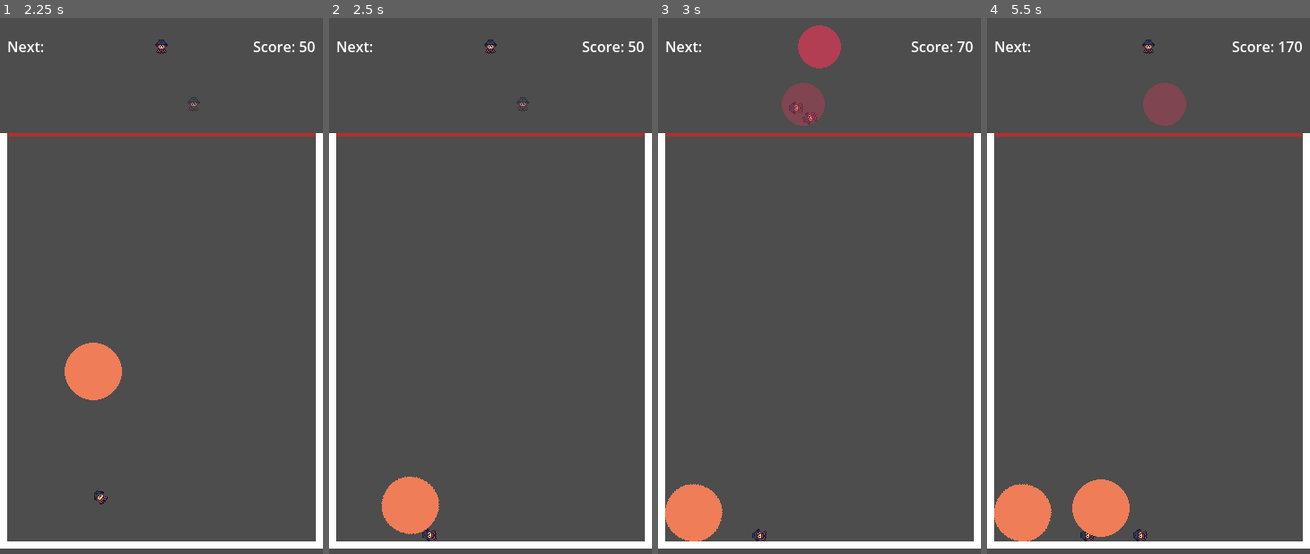
Above: before the commit, frames 1-4 (left to right).
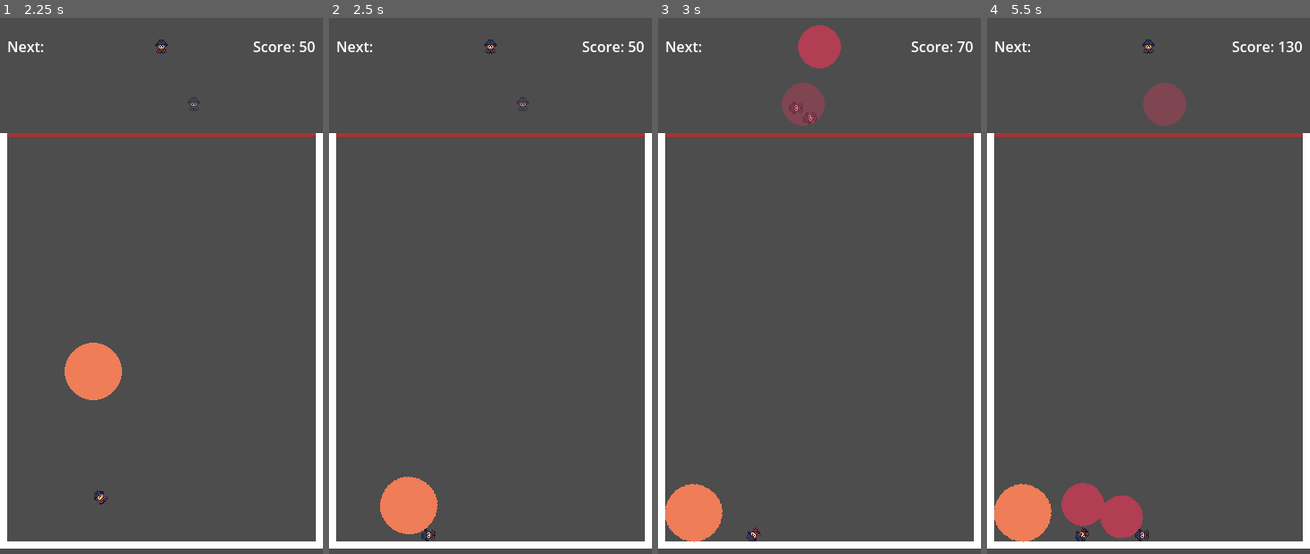
Above: after the commit, the same moments.

Repository: nikohonu/nana-watermelon
Game: Godot game, scene res://scenes/game.tscn
Same seed, same stepped clock (60 frames per second), same inputs: the game is played once before the commit and once after it.
Inputs (mouse positions are in pixels of both pictures, inside the frame that each line leads up to):
- Up to frame 1 (2.25 s): tap Enter at 0.5 s; move the mouse to (232, 275) at 0.52 s; press the mouse at (232, 275) at 0.53 s; tap Space at 1.25 s; move the mouse to (96, 334) at 1.27 s; release the mouse at (96, 334) at 1.28 s; click (96, 334) at 1.35 s; move the mouse to (193, 178) at 2.02 s; press the mouse at (193, 178) at 2.03 s
- Up to frame 2 (2.5 s): no input
- Up to frame 3 (3 s): move the mouse to (803, 420) at 2.77 s; release the mouse at (803, 420) at 2.78 s; click (803, 420) at 2.85 s
- Up to frame 4 (5.5 s): move the mouse to (1245, 393) at 3.52 s; press the mouse at (1245, 393) at 3.53 s; tap Enter at 4.25 s; move the mouse to (1051, 221) at 4.27 s; release the mouse at (1051, 221) at 4.28 s; click (1051, 221) at 4.35 s; move the mouse to (1164, 307) at 5.02 s; press the mouse at (1164, 307) at 5.03 s

Frame 1 is identical in both runs. In frame 2, 0.2% of the frame differs, in the area x 15-35%, y 85-98%; in frame 3, 0.1%; in frame 4, 2.2%, in the area x 2-95%, y 4-98%.

Commit message:
add lose condition

Diff:
--- a/scenes/game.tscn
+++ b/scenes/game.tscn
@@ -1,13 +1,20 @@
-[gd_scene load_steps=5 format=3 uid="uid://byjk1bjse2dwk"]
+[gd_scene load_steps=6 format=3 uid="uid://byjk1bjse2dwk"]
 
 [ext_resource type="Script" path="res://scripts/game.gd" id="1_lwphf"]
 [ext_resource type="Texture2D" uid="uid://b0bdjc1ybcsq6" path="res://spirtes/cup.png" id="1_md866"]
 [ext_resource type="Script" path="res://scripts/gui.gd" id="3_d7l5u"]
 [ext_resource type="Texture2D" uid="uid://blun7m4nmcvtc" path="res://spirtes/yokai/yokai4.png" id="5_24tmg"]
 
-[node name="Game" type="Node2D"]
+[sub_resource type="RectangleShape2D" id="RectangleShape2D_h26jh"]
+size = Vector2(360, 128)
+
+[node name="Game" type="Node2D" node_paths=PackedStringArray("lose_timer")]
 texture_filter = 1
 script = ExtResource("1_lwphf")
+lose_timer = NodePath("LoseTimer")
+
+[node name="LoseTimer" type="Timer" parent="."]
+wait_time = 6.0
 
 [node name="StaticBody2D" type="StaticBody2D" parent="."]
 
@@ -18,42 +25,95 @@
 [node name="CollisionPolygon2D" type="CollisionPolygon2D" parent="StaticBody2D"]
 polygon = PackedVector2Array(8, 0, 8, 582, 352, 582, 352, 0, 360, 0, 360, 590, 0, 590, 0, 0)
 
-[node name="GUI" type="CanvasLayer" parent="." node_paths=PackedStringArray("score_label", "next_sprite")]
+[node name="Area2D" type="Area2D" parent="."]
+
+[node name="CollisionShape2D" type="CollisionShape2D" parent="Area2D"]
+position = Vector2(180, 64)
+shape = SubResource("RectangleShape2D_h26jh")
+
+[node name="GUI" type="CanvasLayer" parent="." node_paths=PackedStringArray("score_label", "next_sprite", "lost_timer_label", "lost_popup")]
 script = ExtResource("3_d7l5u")
-score_label = NodePath("VBoxContainer/MarginContainer/HBoxContainer/Score")
-next_sprite = NodePath("Next")
+score_label = NodePath("MarginContainer/VBoxContainer/HBoxContainer/Score")
+next_sprite = NodePath("../Next")
+lost_timer_label = NodePath("MarginContainer/VBoxContainer/LoseTimer")
+lost_popup = NodePath("CenterContainer/LostPopup")
 
-[node name="VBoxContainer" type="VBoxContainer" parent="GUI"]
+[node name="MarginContainer" type="MarginContainer" parent="GUI"]
+offset_right = 360.0
+offset_bottom = 63.0
+theme_override_constants/margin_left = 8
+theme_override_constants/margin_top = 20
+theme_override_constants/margin_right = 8
+theme_override_constants/margin_bottom = 20
+
+[node name="VBoxContainer" type="VBoxContainer" parent="GUI/MarginContainer"]
+layout_mode = 2
+
+[node name="HBoxContainer" type="HBoxContainer" parent="GUI/MarginContainer/VBoxContainer"]
+layout_mode = 2
+
+[node name="VBoxContainer" type="VBoxContainer" parent="GUI/MarginContainer/VBoxContainer/HBoxContainer"]
+layout_mode = 2
+size_flags_horizontal = 3
+
+[node name="Label" type="Label" parent="GUI/MarginContainer/VBoxContainer/HBoxContainer/VBoxContainer"]
+layout_mode = 2
+size_flags_horizontal = 3
+text = "Next:"
+
+[node name="Score" type="Label" parent="GUI/MarginContainer/VBoxContainer/HBoxContainer"]
+layout_mode = 2
+size_flags_horizontal = 4
+text = "Score: 100"
+
+[node name="LoseTimer" type="Label" parent="GUI/MarginContainer/VBoxContainer"]
+custom_minimum_size = Vector2(0, 64)
+layout_mode = 2
+size_flags_horizontal = 3
+text = "5.00"
+horizontal_alignment = 1
+vertical_alignment = 1
+
+[node name="CenterContainer" type="CenterContainer" parent="GUI"]
 anchors_preset = 15
 anchor_right = 1.0
 anchor_bottom = 1.0
 grow_horizontal = 2
 grow_vertical = 2
-size_flags_horizontal = 4
 
-[node name="MarginContainer" type="MarginContainer" parent="GUI/VBoxContainer"]
-layout_mode = 2
-theme_override_constants/margin_left = 8
-theme_override_constants/margin_top = 20
-theme_override_constants/margin_right = 8
-theme_override_constants/margin_bottom = 20
-
-[node name="HBoxContainer" type="HBoxContainer" parent="GUI/VBoxContainer/MarginContainer"]
+[node name="LostPopup" type="PanelContainer" parent="GUI/CenterContainer"]
+visible = false
 layout_mode = 2
 
-[node name="Label" type="Label" parent="GUI/VBoxContainer/MarginContainer/HBoxContainer"]
+[node name="MarginContainer" type="MarginContainer" parent="GUI/CenterContainer/LostPopup"]
 layout_mode = 2
-size_flags_horizontal = 3
-text = "Next:"
+theme_override_constants/margin_left = 16
+theme_override_constants/margin_top = 16
+theme_override_constants/margin_right = 16
+theme_override_constants/margin_bottom = 16
 
-[node name="Score" type="Label" parent="GUI/VBoxContainer/MarginContainer/HBoxContainer"]
+[node name="VBoxContainer" type="VBoxContainer" parent="GUI/CenterContainer/LostPopup/MarginContainer"]
 layout_mode = 2
-size_flags_horizontal = 4
-text = "Score: 100"
 
-[node name="Next" type="Sprite2D" parent="GUI"]
+[node name="Label" type="Label" parent="GUI/CenterContainer/LostPopup/MarginContainer/VBoxContainer"]
+layout_mode = 2
+text = "You lose"
+horizontal_alignment = 1
+vertical_alignment = 1
+
+[node name="Button" type="Button" parent="GUI/CenterContainer/LostPopup/MarginContainer/VBoxContainer"]
+layout_mode = 2
+text = "Exit"
+
+[node name="Next" type="Sprite2D" parent="."]
 position = Vector2(180, 32)
 texture = ExtResource("5_24tmg")
 
+[connection signal="lose_timer_changed" from="." to="GUI" method="_on_game_lose_timer_changed"]
 [connection signal="next_changed" from="." to="GUI" method="_on_game_next_changed"]
+[connection signal="player_lost" from="." to="GUI" method="_on_game_player_lost"]
 [connection signal="score_changed" from="." to="GUI" method="_on_game_score_changed"]
+[connection signal="timeout" from="LoseTimer" to="." method="_on_lose_timer_timeout"]
+[connection signal="body_entered" from="Area2D" to="." method="_on_area_2d_body_entered"]
+[connection signal="body_exited" from="Area2D" to="." method="_on_area_2d_body_exited"]
+[connection signal="pressed" from="GUI/CenterContainer/LostPopup/MarginContainer/VBoxContainer/Button" to="GUI" method="_on_button_pressed"]
--- a/scripts/game.gd
+++ b/scripts/game.gd
@@ -1,13 +1,19 @@
 extends Node2D
 
-signal score_changed(score)
-signal next_changed(next)
+signal score_changed(score: int)
+signal next_changed(next: int)
+signal lose_timer_changed(time_left: float)
+signal player_lost
 
 const ELEMENT_START_Y = 96
 
+@export var lose_timer: Timer
+
+var body_out_of_cup = 0
 var score = 0
 var has_mouse = true
 var current_yokai: Yokai = null
+var game_stoped = false
 var next = 1:
 	set(value):
 		next = value
@@ -49,17 +55,26 @@
 	spawn_new_yokai()
 
 
-func _process(delta: float) -> void:
-	if Input.is_action_pressed("click") or has_mouse and current_yokai != null:
-		current_yokai.position = Vector2(get_viewport().get_mouse_position().x, ELEMENT_START_Y)
+func _process(_delta) -> void:
+	if not game_stoped:
+		if lose_timer.time_left > 0:
+			lose_timer_changed.emit(lose_timer.time_left)
+		if body_out_of_cup != 0 and not lose_timer.time_left > 0:
+			lose_timer.start()
+		if body_out_of_cup == 0:
+			lose_timer.stop()
+			lose_timer_changed.emit(lose_timer.time_left)
+		if Input.is_action_pressed("click") or has_mouse and current_yokai != null:
+			current_yokai.position = Vector2(get_viewport().get_mouse_position().x, ELEMENT_START_Y)
 
 
 func _input(event) -> void:
-	if event is InputEventMouseButton && event.is_action_released("click"):
-		current_yokai.position = Vector2(event.position.x, ELEMENT_START_Y)
-		current_yokai.shadow = false
-		current_yokai = null
-		spawn_new_yokai()
+	if not game_stoped:
+		if event is InputEventMouseButton && event.is_action_released("click"):
+			current_yokai.position = Vector2(event.position.x, ELEMENT_START_Y)
+			current_yokai.shadow = false
+			current_yokai = null
+			spawn_new_yokai()
 
 
 func _on_score_added(value):
@@ -69,3 +84,18 @@
 
 func _on_yokai_collided(yokai_position: Vector2, level: int):
 	spawn_yokai(level, false, yokai_position)
+
+
+func _on_area_2d_body_entered(body: Node2D) -> void:
+	if body is Yokai:
+		body_out_of_cup += 1
+
+
+func _on_area_2d_body_exited(body: Node2D) -> void:
+	if body is Yokai:
+		body_out_of_cup -= 1
+
+
+func _on_lose_timer_timeout() -> void:
+	game_stoped = true
+	player_lost.emit()
--- a/scripts/global.gd
+++ b/scripts/global.gd
@@ -7,3 +7,8 @@
 	4: load("res://yokai/yokai4.tscn"),
 	5: load("res://yokai/yokai5.tscn")
 }
+
+
+func _notification(what):
+	if what == NOTIFICATION_WM_CLOSE_REQUEST:
+		get_tree().quit() # default behavior
--- a/scripts/gui.gd
+++ b/scripts/gui.gd
@@ -3,15 +3,8 @@
 
 @export var score_label: Label
 @export var next_sprite: Sprite2D
-
-# Called when the node enters the scene tree for the first time.
-func _ready() -> void:
-	pass
-
-
-# Called every frame. 'delta' is the elapsed time since the previous frame.
-func _process(delta: float) -> void:
-	pass
+@export var lost_timer_label: Label
+@export var lost_popup: Control
 
 
 func _on_game_score_changed(score: Variant) -> void:
@@ -20,3 +13,18 @@
 
 func _on_game_next_changed(next: int) -> void:
 	next_sprite.texture = load("res://spirtes/yokai/yokai%s.png" % next)
+
+
+func _on_game_lose_timer_changed(time_left: float) -> void:
+	if time_left <= 5 and time_left != 0:
+		lost_timer_label.set_text("%.2f" % time_left)
+	else:
+		lost_timer_label.set_text("")
+
+
+func _on_button_pressed() -> void:
+	get_tree().root.propagate_notification(NOTIFICATION_WM_CLOSE_REQUEST)
+
+
+func _on_game_player_lost() -> void:
+	lost_popup.show()
Not shown, changed: CHANGELOG.md
